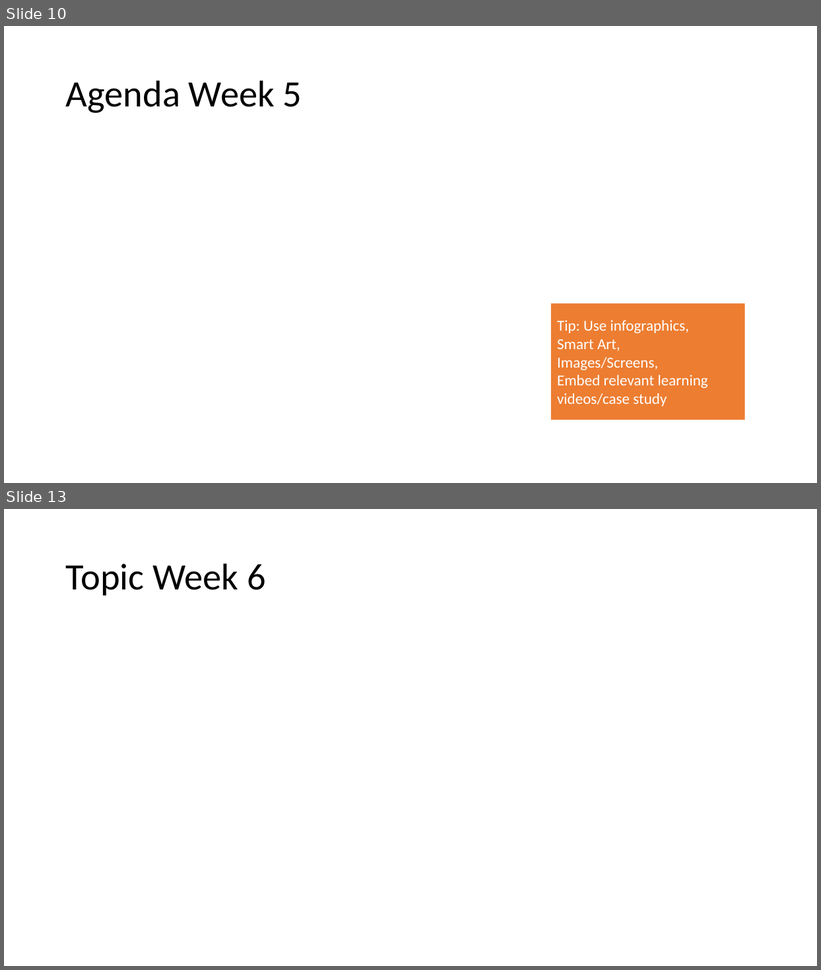
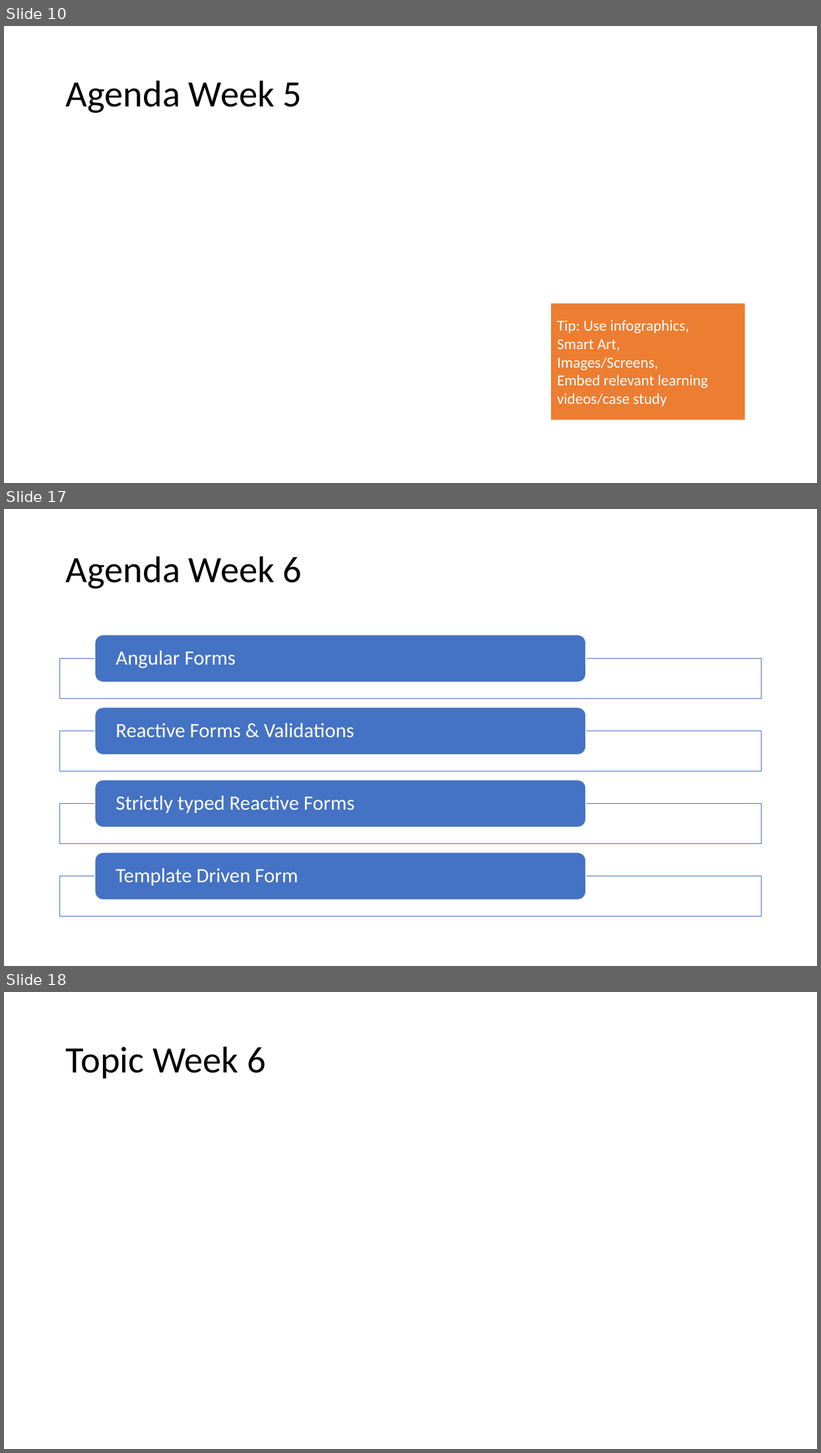
Before and after one commit to spoorthiempowher/Empowher-Curriculum, a slide deck: Angular/EmpowHer - Tech Curriculum.pptx. Shown one above the other, each under a label of ours: slides 10 and 13 before the commit, slides 10, 17 and 18 after it; the slides between them are not shown. The pictures are 821x970 and 821x1453 pixels, drawn with LibreOffice and Linux fonts; fonts in the diff are those of the drawing. Boxes give left, top, right and bottom in pixels: in the first picture for what was removed or moved away, otherwise in the second. Text is boxed around its words. In the diff, an @@ line names an element or a change of style, - is before the commit and + after.

Commit message:
updated week 5 contents.

```diff
--- a/Angular/EmpowHer - Tech Curriculum.pptx
+++ b/Angular/EmpowHer - Tech Curriculum.pptx
@@ slide 17 added at [4, 509, 817, 966], background #FFFFFF @@
@@ title added at [66, 556, 302, 589], 44 pt, text #000000 @@
+Agenda Week 6
@@ group added at [60, 635, 762, 916]: 4 rectangles, 4 rounded rectangles, 4 texts @@
+Angular Forms
+Reactive Forms & Validations
+Strictly typed Reactive Forms
+Template Driven Form
@@ what was slide 13 is now slide 18 @@
```
Also in this commit, not shown: 6 other slides added, 2 slides removed.
